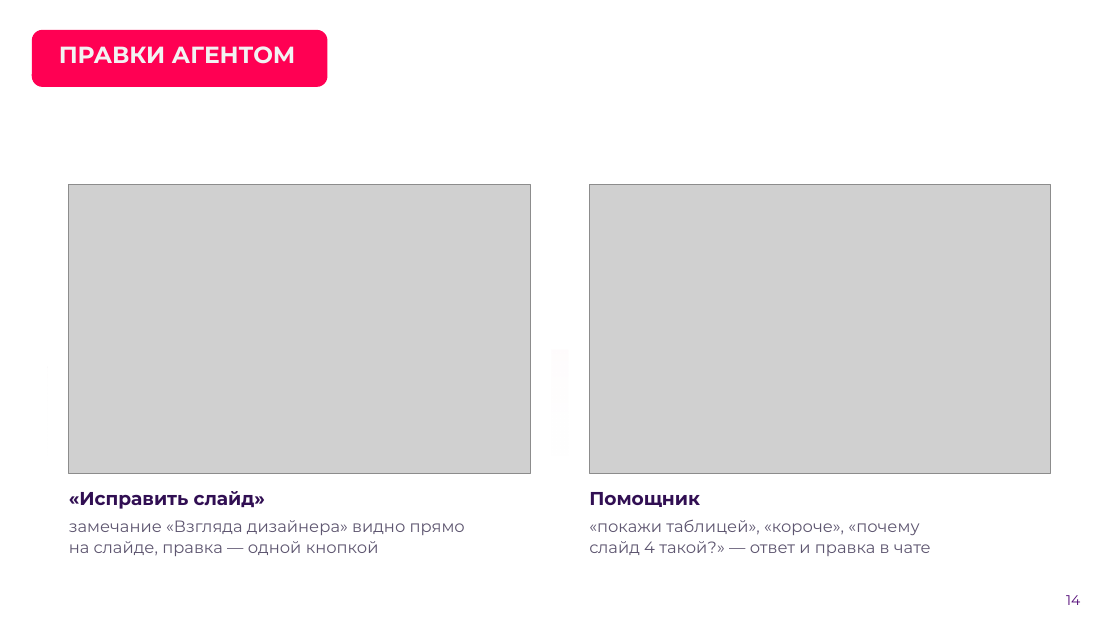
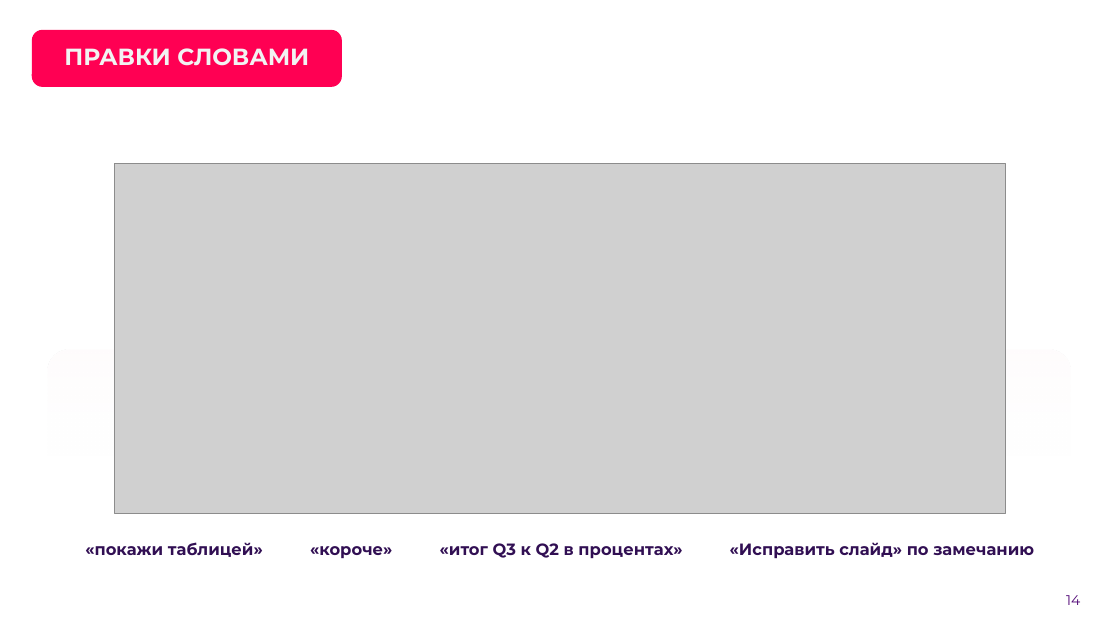
Before and after one commit to hl0pch1k/verstka, a slide deck: slide 14 of docs/presentation/verstka-pitch-stage2.pptx. Drawn at 1120x630 pixels with LibreOffice and Linux fonts; fonts in the diff are those of the drawing; grey boxes stand for pictures; background and template pictures are left out. Boxes give left, top, right and bottom in pixels: in the first picture for what was removed or moved away, otherwise in the second. Text is boxed around its words. In the diff, an @@ line names an element or a change of style, - is before the commit and + after.

```diff
--- a/docs/presentation/verstka-pitch-stage2.pptx
+++ b/docs/presentation/verstka-pitch-stage2.pptx
@@ rounded rectangle resized from (x1=32, y1=29, x2=328, y2=87) to (x1=32, y1=29, x2=342, y2=87) @@
@@ title "ПРАВКИ СЛОВАМИ" at (x1=64, y1=48, x2=309, y2=66): vertical alignment bottom to middle @@
@@ title at (x1=64, y1=48, x2=309, y2=66): text changed @@
-ПРАВКИ АГЕНТОМ
+ПРАВКИ СЛОВАМИ
@@ rounded rectangle removed at (x1=48, y1=168, x2=552, y2=571) @@
@@ picture added at (x1=114, y1=164, x2=1005, y2=513) @@
@@ rounded rectangle removed at (x1=568, y1=168, x2=1072, y2=571) @@
@@ picture removed at (x1=69, y1=185, x2=531, y2=473) @@
@@ picture removed at (x1=589, y1=185, x2=1051, y2=473) @@
@@ text removed at (x1=589, y1=492, x2=700, y2=507) @@
-Помощник
@@ text removed at (x1=69, y1=520, x2=465, y2=556) @@
-замечание «Взгляда дизайнера» видно прямо на слайде, правка — одной кнопкой
@@ rounded rectangle added at (x1=69, y1=530, x2=280, y2=567), fill #FFFFFF @@
@@ rounded rectangle added at (x1=293, y1=530, x2=409, y2=567), fill #FFFFFF @@
@@ rounded rectangle added at (x1=423, y1=530, x2=700, y2=567), fill #FFFFFF @@
@@ text removed at (x1=589, y1=519, x2=931, y2=556) @@
-«покажи таблицей», «короче», «почему слайд 4 такой?» — ответ и правка в чате
@@ text "«Исправить слайд» по замечанию" at (x1=730, y1=542, x2=1034, y2=559): vertical alignment top to middle @@
@@ rounded rectangle added at (x1=713, y1=530, x2=1051, y2=567), fill #FFFFFF @@
@@ text added at (x1=85, y1=542, x2=263, y2=557), 14 pt, text #310F53, bold @@
+«покажи таблицей»
@@ text added at (x1=310, y1=546, x2=392, y2=559), 14 pt, text #310F53, bold @@
+«короче»
@@ text added at (x1=440, y1=543, x2=682, y2=559), 14 pt, text #310F53, bold @@
+«итог Q3 к Q2 в процентах»
@@ text at (x1=730, y1=542, x2=1034, y2=559): text changed; size 16 to 14 pt @@
-«Исправить слайд»
+«Исправить слайд» по замечанию
```
Also in this commit, not shown: 18 other slides changed, 1 other file.
